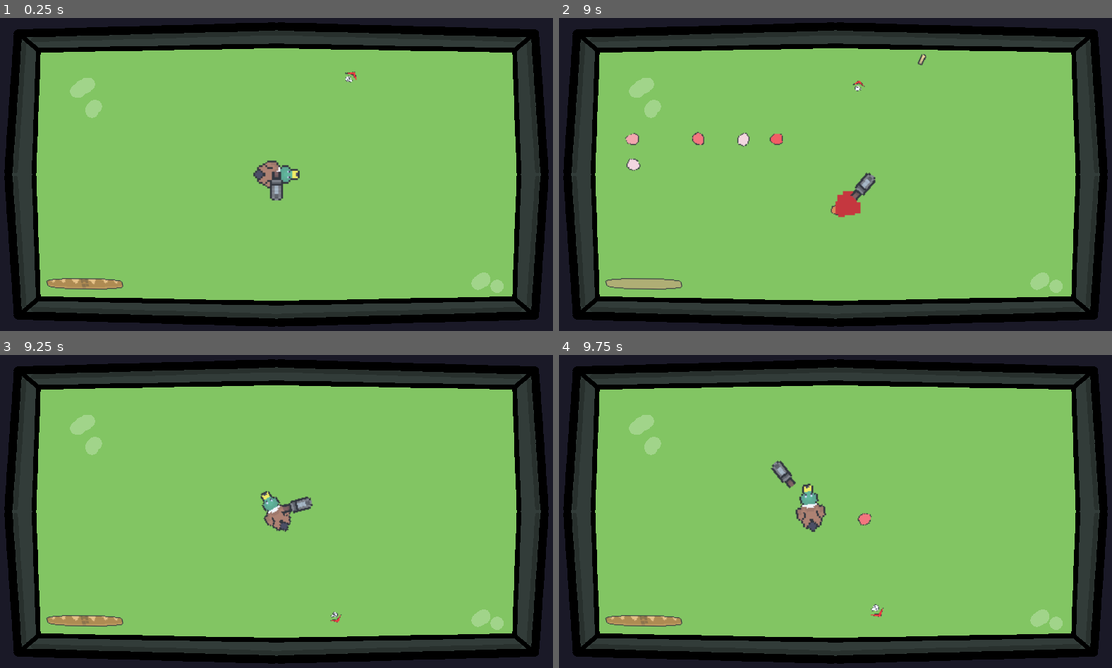
Above: before the commit, frames 1-4 (two rows, left to right).
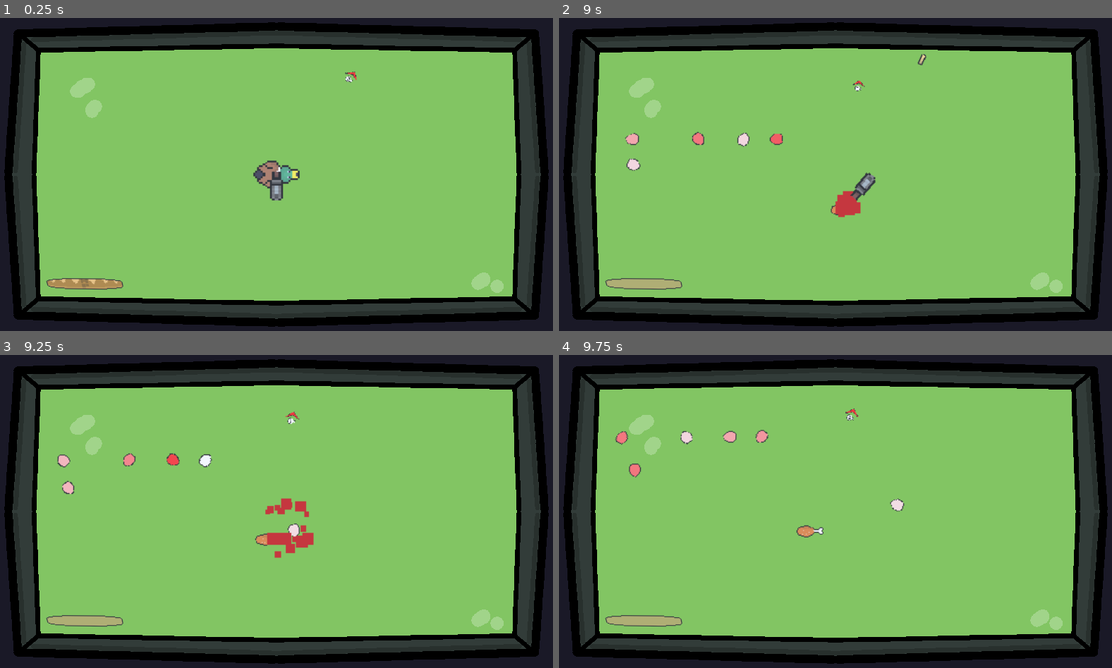
Above: after the commit, the same moments.

Repository: Z3BINI/game-design-final-project
Game: Godot game, scene res://scenes/quack_world/quack_man_world.tscn
The game is run twice, just before and just after one commit, with the same random seed, the same clock (stepped at 60 frames per second) and the same inputs. The project has no main scene, so this scene is started directly.
Inputs (mouse positions are in pixels of both pictures, inside the frame that each line leads up to):
- Up to frame 1 (0.25 s): no input
- Up to frame 2 (9 s): move the mouse to (807, 237) at 0.52 s; press the mouse at (807, 237) at 0.53 s; hold W (move_forward) 0.53-2.03 s; tap Space (jump) at 0.77, 0.8, 1.07, 1.35, 1.52, 1.82, 2.3, 3.02, 3.32, 4.52, 4.82, 5.3, 5.85, 6.02, 6.32, 6.77, 6.8, 7.07, 7.52, 7.82 s; move the mouse to (1006, 221) at 1.27 s; release the mouse at (1006, 221) at 1.28 s; click (1006, 221) at 1.55 s; move the mouse to (664, 127) at 2.02 s; press the mouse at (664, 127) at 2.03 s; hold A (move_left) 2.03-3.53 s; move the mouse to (863, 174) at 2.77 s; release the mouse at (863, 174) at 2.78 s; click (863, 174) at 2.85 s; move the mouse to (752, 96) at 3.52 s; hold S (move_backward) 3.53-4.28 s; hold Space (jump) 3.53-4.28 s; move the mouse to (957, 158) at 4.27 s; hold D (move_right) 4.28-5.03 s; click (957, 158) at 4.35 s; move the mouse to (724, 190) at 5.02 s; press the mouse at (724, 190) at 5.03 s; hold W (move_forward) 5.03-5.78 s; move the mouse to (890, 105) at 5.77 s; release the mouse at (890, 105) at 5.78 s; hold D (move_right) 5.78-8.03 s; click (890, 105) at 6.05 s; move the mouse to (807, 237) at 6.52 s; press the mouse at (807, 237) at 6.53 s; move the mouse to (1006, 221) at 7.27 s; release the mouse at (1006, 221) at 7.28 s; click (1006, 221) at 7.35 s; move the mouse to (664, 127) at 8.02 s; hold S (move_backward) 8.03-8.78 s; hold Space (jump) 8.03-8.78 s; move the mouse to (863, 174) at 8.77 s; hold A (move_left) from 8.78 s (still down); click (863, 174) at 8.85 s
- Up to frame 3 (9.25 s): keep holding A (move_left); tap Space (jump) at 9.02 s
- Up to frame 4 (9.75 s): tap Space (jump) at 9.32 s; move the mouse to (752, 433) at 9.52 s; release A (move_left) at 9.53 s; press the mouse at (752, 433) at 9.53 s; hold W (move_forward) from 9.53 s (still down)

Frames 1-2 are identical in both runs. In frame 3, 2.0% of the frame differs, in the area x 8-62%, y 18-87%; in frame 4, 1.8%.

Commit message:
Game over loop

Diff:
--- a/scenes/global/ui.tscn
+++ b/scenes/global/ui.tscn
@@ -172,5 +172,8 @@
 anchor_bottom = 1.0
 grow_horizontal = 2
 grow_vertical = 2
+mouse_filter = 2
 texture = ExtResource("2_ihl2g")
 expand_mode = 2
+
+[connection signal="pressed" from="FishEyeShaderEffect/FullScreen/GameOver/RetryButton" to="." method="_on_retry_button_pressed"]
--- a/scenes/quack_world/quack_man_world.tscn
+++ b/scenes/quack_world/quack_man_world.tscn
@@ -119,4 +119,6 @@
 [node name="Player" parent="." instance=ExtResource("1_7gm2t")]
 position = Vector2(-1738, 271)
 
+[connection signal="game_over" from="." to="UI" method="_on_quack_man_world_game_over"]
+[connection signal="game_over" from="." to="Player" method="_on_quack_man_world_game_over"]
 [connection signal="player_died" from="Player" to="." method="_on_player_player_died"]
--- a/scripts/global/ui.gd
+++ b/scripts/global/ui.gd
@@ -4,3 +4,12 @@
 @onready var player_hp = $PlayerHp
 @onready var game_over = $FishEyeShaderEffect/FullScreen/GameOver
 @onready var pause_menu = $FishEyeShaderEffect/FullScreen/PauseMenu
+
+
+func _on_quack_man_world_game_over():
+	await get_tree().create_timer(5).timeout
+
+	game_over.visible = true
+
+func _on_retry_button_pressed():
+	get_tree().reload_current_scene()
--- a/scripts/quack_world/enemies/base/enemy.gd
+++ b/scripts/quack_world/enemies/base/enemy.gd
@@ -36,18 +36,19 @@
 			var direction : Vector2 = (navigation_agent_2d.get_next_path_position() - global_position).normalized()
 			velocity = velocity.move_toward(direction * MAX_SPEED, ACCEL * delta)
 		state.ATTACK:
-			if velocity != Vector2.ZERO:
-				velocity = velocity.move_toward(Vector2.ZERO, DECEL * delta)
-			var player_dist : float = (player.global_position - global_position).length()
-			cd_counter -= delta
+			if !player.disable_player:
+				if velocity != Vector2.ZERO:
+					velocity = velocity.move_toward(Vector2.ZERO, DECEL * delta)
+				var player_dist : float = (player.global_position - global_position).length()
+				cd_counter -= delta
 
-			if cd_counter <= 0:
-				cd_counter = ATTACK_CD
-				animation_player.play("attack")
+				if cd_counter <= 0:
+					cd_counter = ATTACK_CD
+					animation_player.play("attack")
 
-			if player_dist > ATTACK_DISTANCE:
-				current_state = state.CHASE
-				animation_player.play("chase")
+				if player_dist > ATTACK_DISTANCE:
+					current_state = state.CHASE
+					animation_player.play("chase")
 
 	look_at(player.global_position)
 	move_and_slide()
--- a/scripts/quack_world/player/player.gd
+++ b/scripts/quack_world/player/player.gd
@@ -14,6 +14,7 @@
 @export var explosive_egg_scene : PackedScene
 
 var input_direction : Vector2
+var disable_player : bool = false
 
 @onready var hand = $Hand
 @onready var weapon_sprite = $Hand/Weapon
@@ -25,24 +26,26 @@
 	input_direction = Input.get_vector("move_left", "move_right", "move_forward", "move_backward")
 
 func _physics_process(delta):
-	hand.global_position = get_weapon_position()
-	weapon_sprite.look_at(get_global_mouse_position())
+	if !disable_player:
+		hand.global_position = get_weapon_position()
+		weapon_sprite.look_at(get_global_mouse_position())
 
-	if input_direction != Vector2.ZERO:
-		rotation = lerp_angle(rotation, input_direction.angle(), ROTATION_STEP)
+		if input_direction != Vector2.ZERO:
+			rotation = lerp_angle(rotation, input_direction.angle(), ROTATION_STEP)
 
-	if input_direction != Vector2.ZERO or velocity != Vector2.ZERO:
-		var current_step : float = ACCEL if (input_direction != Vector2.ZERO) else DECEL
-		velocity = velocity.move_toward(input_direction * MAX_SPEED, current_step * delta)
+		if input_direction != Vector2.ZERO or velocity != Vector2.ZERO:
+			var current_step : float = ACCEL if (input_direction != Vector2.ZERO) else DECEL
+			velocity = velocity.move_toward(input_direction * MAX_SPEED, current_step * delta)
 
 	move_and_slide()
 
 func _input(event):
-	if event.is_action_pressed("shoot"):
-		shoot()
+	if !disable_player:
+		if event.is_action_pressed("shoot"):
+			shoot()
 
-	if event.is_action_pressed("jump"):
-		drop_egg()
+		if event.is_action_pressed("jump"):
+			drop_egg()
 
 func drop_egg():
 	var egg = explosive_egg_scene.instantiate()
@@ -89,3 +92,8 @@
 	animation_player.play("die")
 	await animation_player.animation_finished
 	player_died.emit()
+
+
+func _on_quack_man_world_game_over():
+	hand.visible = false
+	disable_player = true
--- a/scripts/quack_world/quack_man_world.gd
+++ b/scripts/quack_world/quack_man_world.gd
@@ -1,4 +1,6 @@
 extends Node2D
+
+signal game_over
 
 @onready var spawn_points_node = $SpawnPoints
 
@@ -37,7 +39,7 @@
 
 
 func _on_player_player_died():
-	get_tree().reload_current_scene()
+	game_over.emit()
 
 func increase_difficulty():
 	if ENEMY_SPAWN_CD > 2:
